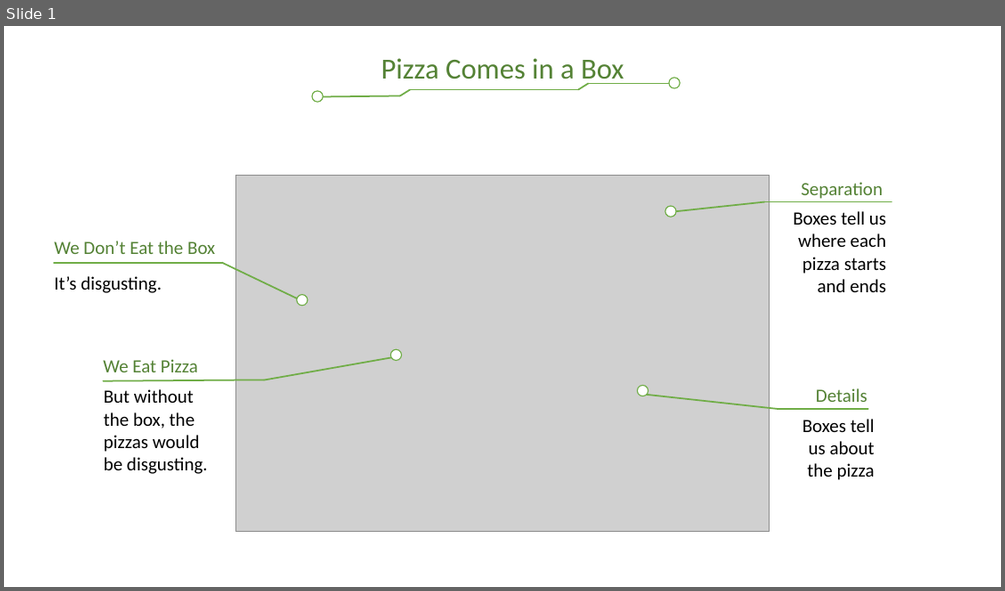
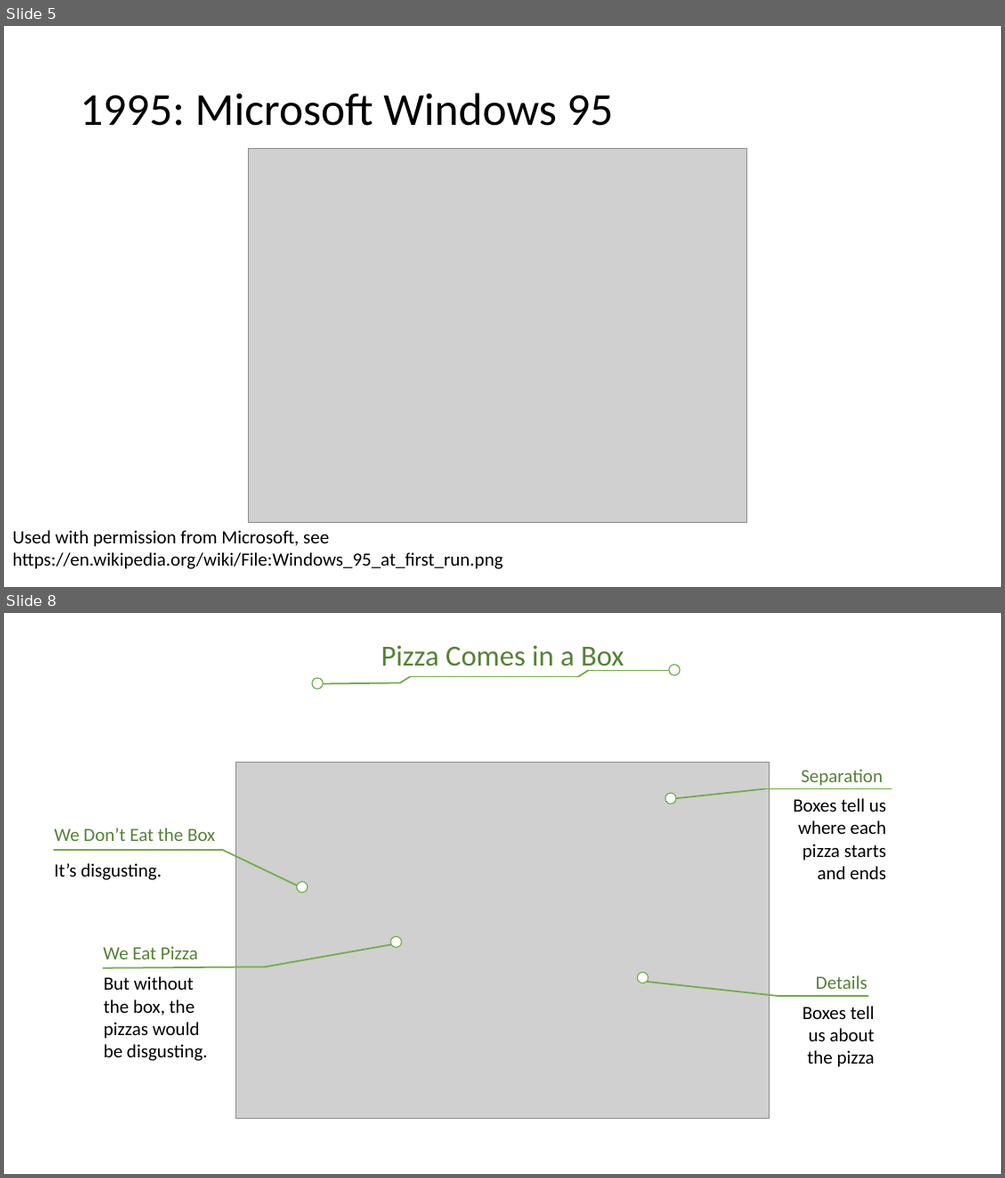
Before and after one commit to CS3550/Fall2020, a slide deck: Network Parts and Terms.pptx. Shown one above the other, each under a label of ours: slide 1 before the commit, slides 5 and 8 after it; the slides between them are not shown. The pictures are 1005x591 and 1005x1178 pixels, drawn with LibreOffice and Linux fonts; fonts in the diff are those of the drawing; grey boxes stand for pictures; background and template pictures are left out. Boxes give left, top, right and bottom in pixels: in the first picture for what was removed or moved away, otherwise in the second. Text is boxed around its words. In the diff, an @@ line names an element or a change of style, - is before the commit and + after.

```diff
--- a/Network Parts and Terms.pptx
+++ b/Network Parts and Terms.pptx
@@ slide 5 added at bbox=[4, 26, 1001, 587], background #FFFFFF @@
@@ title added at bbox=[80, 93, 613, 126], 44 pt, text #000000 @@
+1995: Microsoft Windows 95
@@ picture added at bbox=[248, 149, 746, 523] @@
@@ text added at bbox=[13, 530, 503, 569], 18 pt, text #000000 @@
+Used with permission from Microsoft, see
+https://en.wikipedia.org/wiki/File:Windows_95_at_first_run.png
@@ what was slide 1 is now slide 8 @@
```
Also in this commit, not shown: 6 other slides added.
